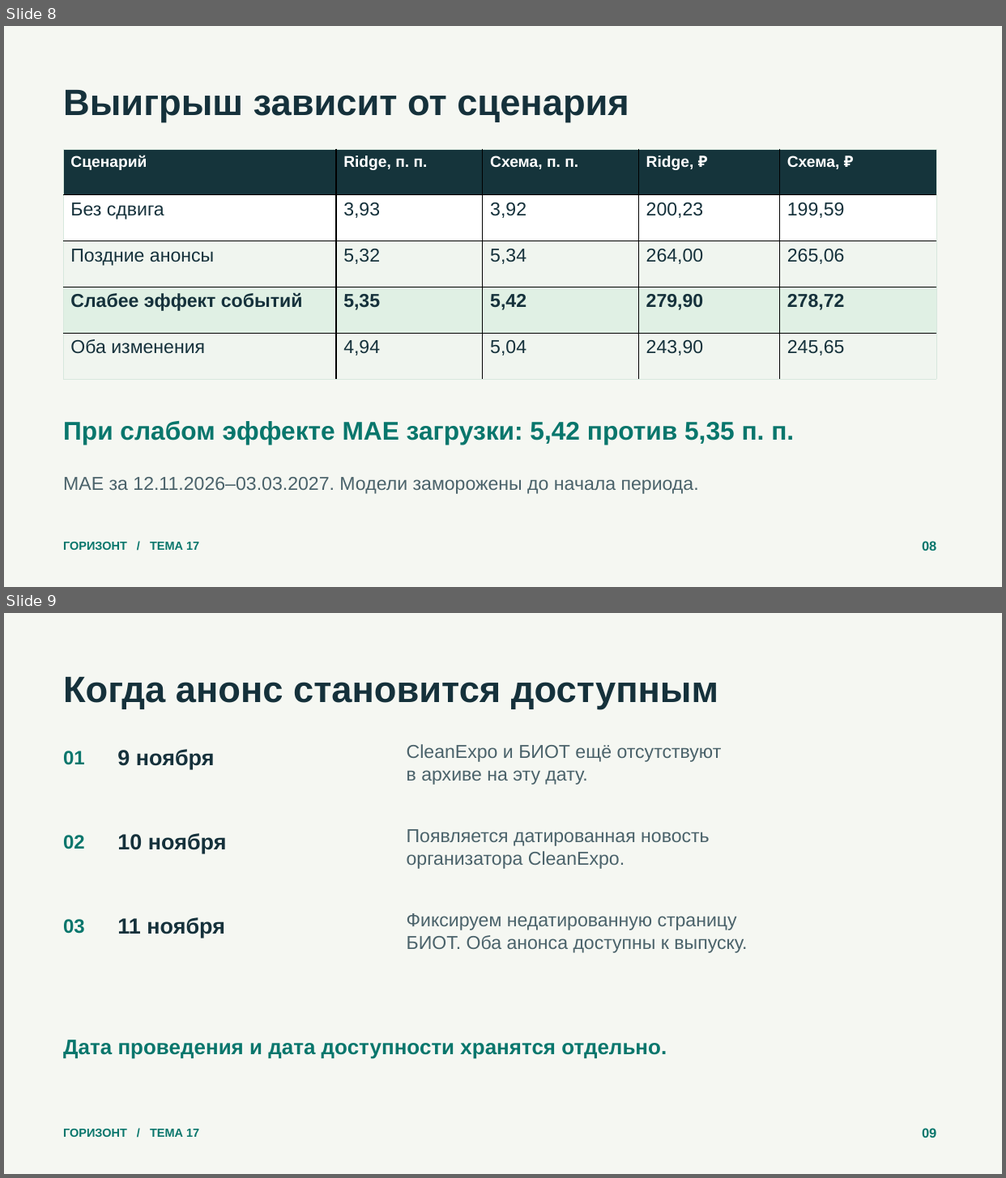
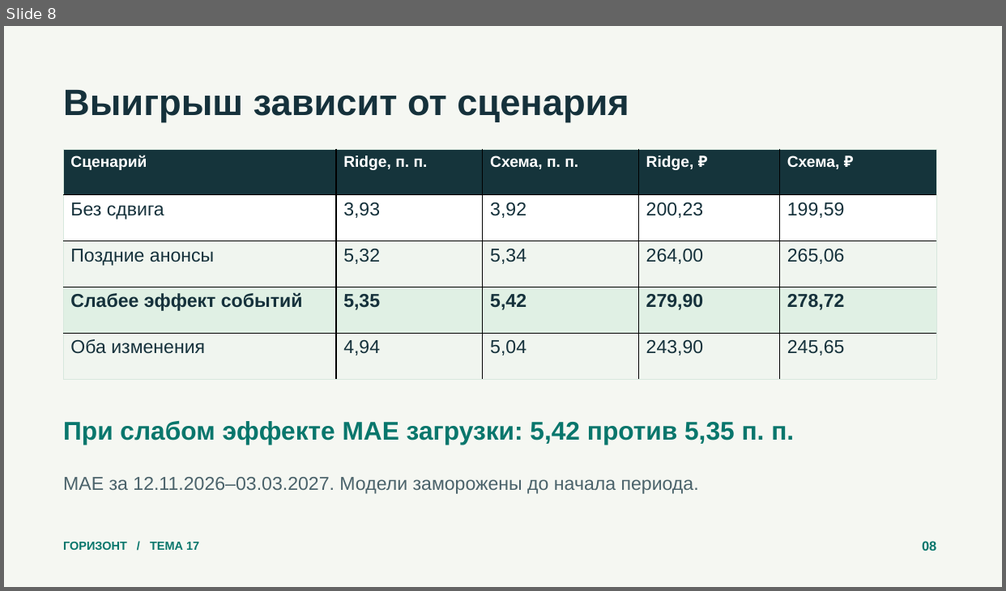
Before and after one commit to ReliqU/HotelForecast, a slide deck: deliverables/Презентация.pptx. Shown one above the other, each under a label of ours: slides 8 and 9 before the commit, slide 8 after it. The pictures are 1006x1178 and 1006x591 pixels, drawn with LibreOffice and Linux fonts; fonts in the diff are those of the drawing. Boxes give left, top, right and bottom in pixels: in the first picture for what was removed or moved away, otherwise in the second. Text is boxed around its words. In the diff, an @@ line names an element or a change of style, - is before the commit and + after.

```diff
--- a/deliverables/Презентация.pptx
+++ b/deliverables/Презентация.pptx
@@ slide 9 removed at box(4, 613, 1002, 1174), background #F5F7F2 @@
@@ text removed at box(63, 677, 718, 709) @@
-Когда анонс становится доступным
@@ text removed at box(63, 751, 85, 765) @@
-01
@@ text removed at box(117, 749, 215, 769) @@
-9 ноября
@@ text removed at box(407, 744, 722, 785) @@
-CleanExpo и БИОТ ещё отсутствуют
-в архиве на эту дату.
@@ text removed at box(407, 829, 710, 869) @@
-Появляется датированная новость
-организатора CleanExpo.
@@ text removed at box(63, 835, 85, 850) @@
-02
@@ text removed at box(117, 833, 227, 854) @@
-10 ноября
@@ text removed at box(63, 919, 85, 934) @@
-03
@@ text removed at box(117, 918, 225, 938) @@
-11 ноября
@@ text removed at box(407, 914, 747, 953) @@
-Фиксируем недатированную страницу
-БИОТ. Оба анонса доступны к выпуску.
@@ text removed at box(63, 1040, 667, 1059) @@
-Дата проведения и дата доступности хранятся отдельно.
@@ text removed at box(63, 1129, 199, 1137) @@
-ГОРИЗОНТ / ТЕМА 17
@@ text removed at box(922, 1128, 936, 1138) @@
-09
```
Also in this commit, not shown: 2 slides changed, 4 slides added, 1 other slide removed, 25 other files.
